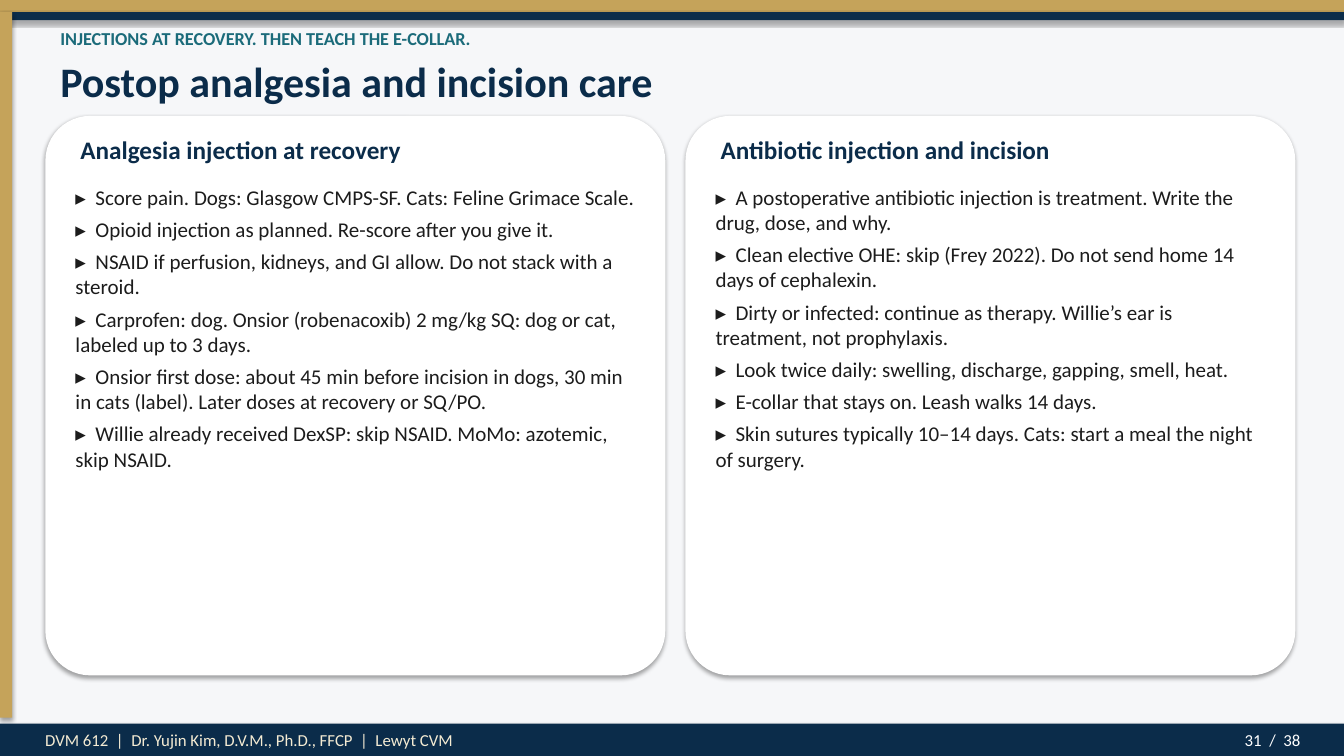
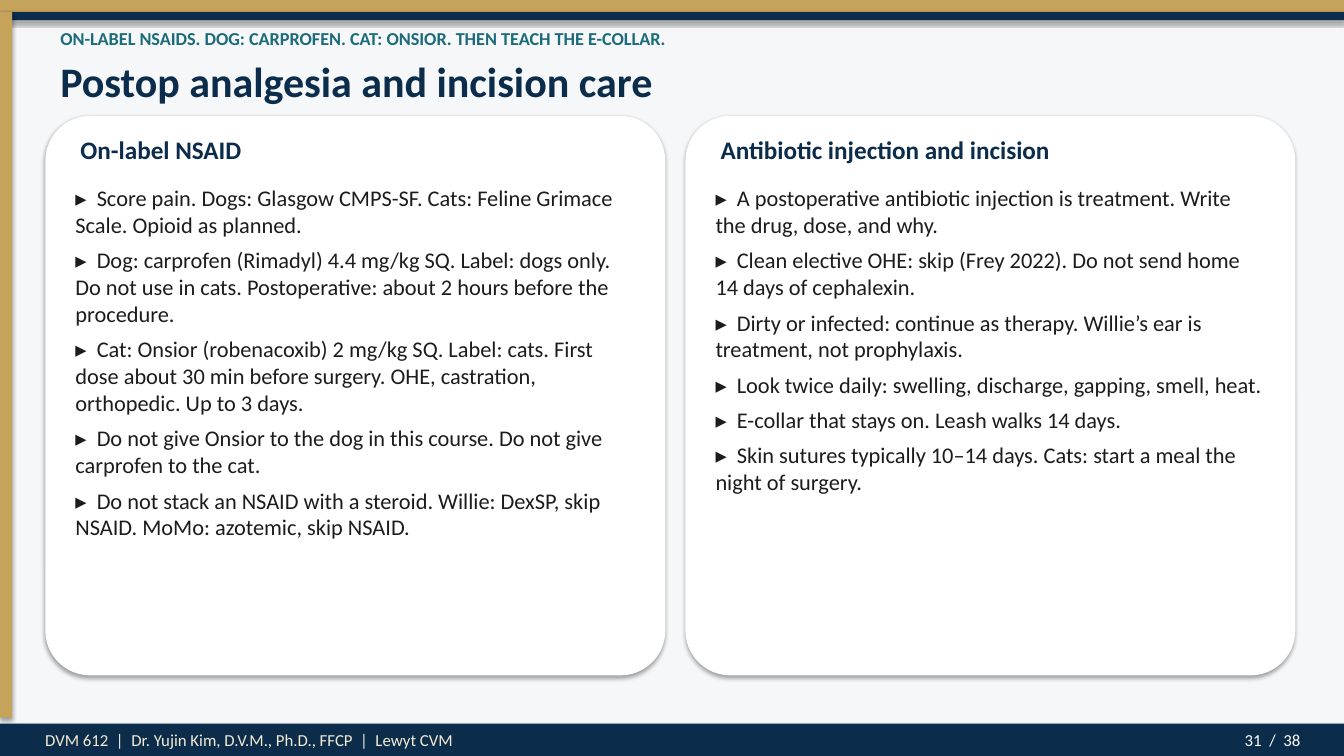
Before and after one commit to drkimvet/happycare, a slide deck: slide 31 of lectures/DVM-612_Week4_Preop_PatientPrep_Postop.pptx. Drawn at 1344x756 pixels with LibreOffice and Linux fonts; fonts in the diff are those of the drawing. Boxes give left, top, right and bottom in pixels: in the first picture for what was removed or moved away, otherwise in the second. Text is boxed around its words. In the diff, an @@ line names an element or a change of style, - is before the commit and + after.

```diff
--- a/lectures/DVM-612_Week4_Preop_PatientPrep_Postop.pptx
+++ b/lectures/DVM-612_Week4_Preop_PatientPrep_Postop.pptx
@@ text at bbox=[60, 33, 665, 45]: text changed @@
-INJECTIONS AT RECOVERY. THEN TEACH THE E-COLLAR.
+ON-LABEL NSAIDS. DOG: CARPROFEN. CAT: ONSIOR. THEN TEACH THE E-COLLAR.
@@ text at bbox=[80, 141, 241, 160]: text changed @@
-Analgesia injection at recovery
+On-label NSAID
@@ text "▸ A postoperative antibiotic injection ..." at bbox=[716, 190, 1261, 494]: size 15 to 16 pt; more space between paragraphs @@
@@ text at bbox=[75, 190, 612, 539]: text changed; size 15 to 16 pt @@
-▸ Score pain. Dogs: Glasgow CMPS-SF. Cats: Feline Grimace Scale.
-▸ Opioid injection as planned. Re-score after you give it.
-▸ NSAID if perfusion, kidneys, and GI allow. Do not stack with a steroid.
-▸ Carprofen: dog. Onsior (robenacoxib) 2 mg/kg SQ: dog or cat, labeled up to 3 days.
-▸ Onsior first dose: about 45 min before incision in dogs, 30 min in cats (label). Later doses at recovery or SQ/PO.
-▸ Willie already received DexSP: skip NSAID. MoMo: azotemic, skip NSAID.
+▸ Score pain. Dogs: Glasgow CMPS-SF. Cats: Feline Grimace Scale. Opioid as planned.
+▸ Dog: carprofen (Rimadyl) 4.4 mg/kg SQ. Label: dogs only. Do not use in cats. Postoperative: about 2 hours before the procedure.
+▸ Cat: Onsior (robenacoxib) 2 mg/kg SQ. Label: cats. First dose about 30 min before surgery. OHE, castration, orthopedic. Up to 3 days.
+▸ Do not give Onsior to the dog in this course. Do not give carprofen to the cat.
+▸ Do not stack an NSAID with a steroid. Willie: DexSP, skip NSAID. MoMo: azotemic, skip NSAID.
```
Also in this commit, not shown: 1 other slide changed, 2 other files.
